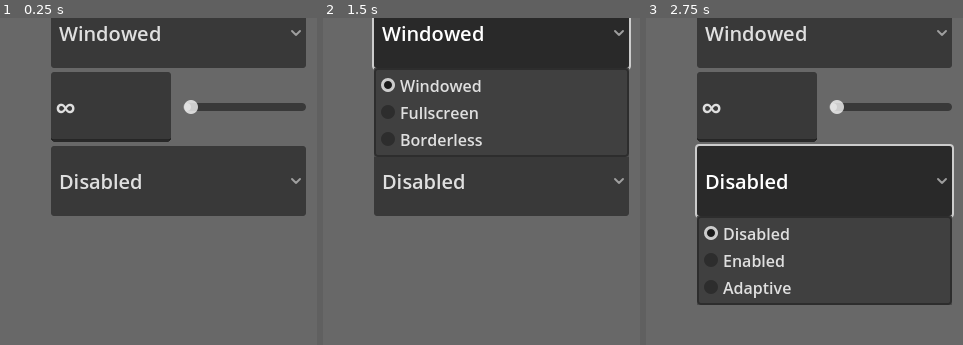
Above: before the commit, frames 1-3 (left to right).
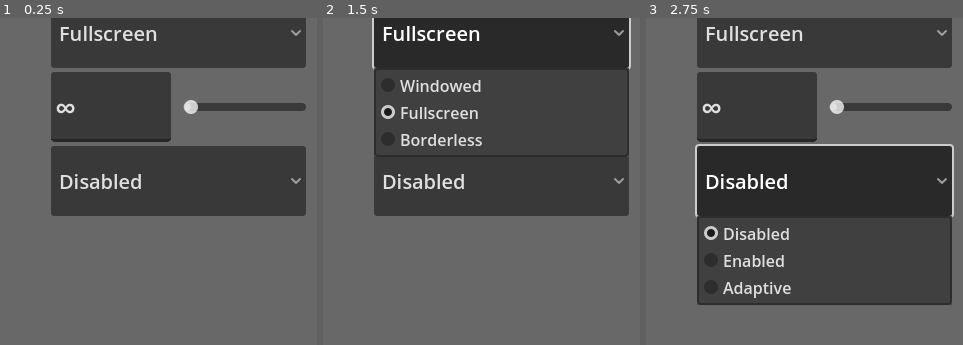
Above: after the commit, the same moments.

Repository: Kielson123/Ludo-Dungeon
Game: Godot game, scene res://UI/Options Menu/options_menu.tscn
Same seed, same stepped clock (60 frames per second), same inputs: the game is played once before the commit and once after it. This scene is started directly instead of the project's main scene.
Inputs (mouse positions are % of the whole screen's width and height, from its top left):
- Up to frame 1 (0.25 s): no input
- Up to frame 2 (1.5 s): click "X" at 0.5 s; click (74, 19) at 1.25 s, where only the run before the commit has a clickable "Windowed"
- Up to frame 3 (2.75 s): click "Disabled" at 2 s
The pictures show only the part of the screen within x 46-96%, y 17-67%; the shares and areas given below are measured in that part.

The runs differ from the first frame. In frame 1, 0.8% of the frame differs, in the area x 18-51%, y 2-8%; in frame 2, 1.1%, in the area x 18-51%, y 2-31%; in frame 3, 0.8%.

Commit message:
Setting saving & refactor

Diff:
--- a/UI/Main Menu/main_menu.gd
+++ b/UI/Main Menu/main_menu.gd
@@ -1,15 +1,20 @@
 extends Control
+
 
 
 func _on_singleplayer_mode_button_pressed() -> void:
 	Signals.request_singleplayer_start_menu.emit()
 
+
 func _on_multiplayer_mode_button_pressed() -> void:
 	#open MultiplayerOptionsMenu
 	pass
 
+
 func _on_options_button_pressed() -> void:
 	Signals.request_options_menu.emit()
 
+
 func _on_exit_button_pressed() -> void:
+	get_tree().root.propagate_notification(NOTIFICATION_WM_CLOSE_REQUEST)
 	get_tree().quit()
--- a/UI/Options Menu/options_menu.gd
+++ b/UI/Options Menu/options_menu.gd
@@ -1,17 +1,23 @@
 extends Control
+
 
 @onready var max_fps_text: LineEdit = $MarginContainer/MarginContainer/TabContainer/Display/VBoxContainer/MaxFPS/HSplitContainer/LineEdit
 @onready var max_fps_slider: HSlider = $MarginContainer/MarginContainer/TabContainer/Display/VBoxContainer/MaxFPS/HSplitContainer/HSlider
 
+
+
 func _ready() -> void:
+	$MarginContainer/MarginContainer/TabContainer/Display/VBoxContainer/ScreenMode/OptionButton.select(ConfigManager.screen_mode)
 	sync_max_fps()
 	sync_volume(ConfigManager.AUDIO_TYPE.AUDIO)
 	sync_volume(ConfigManager.AUDIO_TYPE.MUSIC)
 	sync_volume(ConfigManager.AUDIO_TYPE.SFX)
 
+
 func _on_screen_mode_changed(_index: int) -> void:
 	ConfigManager.screen_mode = $MarginContainer/MarginContainer/TabContainer/Display/VBoxContainer/ScreenMode/OptionButton.get_selected_id()
 	ConfigManager.save_settings("screenMode")
+
 
 func _on_max_fps_text_submitted(new_text: String) -> void:
 	if new_text.is_valid_int():
@@ -19,13 +25,16 @@
 	sync_max_fps()
 	ConfigManager.save_settings("maxFPS")
 
+
 func _on_max_fps_slider_value_changed(value: float) -> void:
 	ConfigManager.max_fps = maxi(int(value), 0)
 	sync_max_fps()
 
+
 func _on_max_fps_slider_drag_ended(value_changed: bool) -> void:
 	if value_changed:
 		ConfigManager.save_settings("maxFPS")
+
 
 func sync_max_fps() -> void:
 	var max_fps: int = ConfigManager.max_fps
@@ -35,12 +44,15 @@
 		max_fps_text.text = str(max_fps)
 	max_fps_slider.set_value_no_signal(max_fps)
 
+
 func _on_exit_button_pressed() -> void:
 	Signals.request_main_menu.emit()
+
 
 func _on_vsync_mode_changed(index: int) -> void:
 	ConfigManager.vsync = clamp(index, 0, 2)
 	ConfigManager.save_settings("vsync")
+
 
 func _on_audio_volume_text_submitted(new_text: String) -> void:
 	if new_text.is_valid_int():
@@ -48,13 +60,16 @@
 	sync_volume(ConfigManager.AUDIO_TYPE.AUDIO)
 	ConfigManager.save_settings("audioVolume")
 
+
 func _on_audio_volume_slider_value_changed(value: float) -> void:
 	ConfigManager.audio_volume = clampi(int(value), 0, 100)
 	sync_volume(ConfigManager.AUDIO_TYPE.AUDIO)
 
+
 func _on_audio_volume_slider_drag_ended(value_changed: bool) -> void:
 	if value_changed:
 		ConfigManager.save_settings("audioVolume")
+
 
 func _on_music_volume_text_submitted(new_text: String) -> void:
 	if new_text.is_valid_int():
@@ -62,13 +77,16 @@
 	sync_volume(ConfigManager.AUDIO_TYPE.MUSIC)
 	ConfigManager.save_settings("musicVolume")
 
+
 func _on_music_volume_slider_value_changed(value: float) -> void:
 	ConfigManager.music_volume = clampi(int(value), 0, 100)
 	sync_volume(ConfigManager.AUDIO_TYPE.MUSIC)
 
+
 func _on_music_volume_slider_drag_ended(value_changed: bool) -> void:
 	if value_changed:
 		ConfigManager.save_settings("musicVolume")
+
 
 func _on_sfx_volume_text_submitted(new_text: String) -> void:
 	if new_text.is_valid_int():
@@ -76,13 +94,16 @@
 	sync_volume(ConfigManager.AUDIO_TYPE.SFX)
 	ConfigManager.save_settings("sfxVolume")
 
+
 func _on_sfx_volume_slider_value_changed(value: float) -> void:
 	ConfigManager.sfx_volume = clampi(int(value), 0, 100)
 	sync_volume(ConfigManager.AUDIO_TYPE.SFX)
 
+
 func _on_sfx_volume_slider_drag_ended(value_changed: bool) -> void:
 	if value_changed:
 		ConfigManager.save_settings("sfxVolume")
+
 
 func sync_volume(type: ConfigManager.AUDIO_TYPE) -> void:
 	var volume_text: LineEdit
--- a/UI/Singleplayer Start Menu/singleplayer_start_menu.gd
+++ b/UI/Singleplayer Start Menu/singleplayer_start_menu.gd
@@ -1,4 +1,5 @@
 extends Control
+
 
 
 func _on_exit_button_pressed() -> void:
--- a/UI/ui.gd
+++ b/UI/ui.gd
@@ -1,26 +1,32 @@
 class_name UI
 extends Control
+
+
 
 func _ready() -> void:
 	Signals.request_main_menu.connect(on_main_menu_requested)
 	Signals.request_options_menu.connect(on_options_menu_requested)
 	Signals.request_singleplayer_start_menu.connect(on_singleplaye_start_menu_requested)
 
+
 func on_main_menu_requested() -> void:
 	var main_menu: Control = load("res://UI/Main Menu/main_menu.tscn").instantiate()
 	close_all_nodes_in_group("Main Menu Incompatible")
 	add_child(main_menu)
+
 
 func on_options_menu_requested() -> void:
 	var options_menu: Control = load("res://UI/Options Menu/options_menu.tscn").instantiate()
 	close_all_nodes_in_group("Options Menu Incompatible")
 	add_child(options_menu)
 
+
 func on_singleplaye_start_menu_requested() -> void:
 	var singleplayer_start_menu: Control = load("res://UI/Singleplayer Start Menu/singleplayer_start_menu.tscn").instantiate()
 	close_all_nodes_in_group("Singleplayer Start Menu Incompatible")
 	add_child(singleplayer_start_menu)
 
+
 func close_all_nodes_in_group(group: StringName) -> void:
 	for node: Node in get_tree().get_nodes_in_group(group):
 		node.queue_free()
--- a/Util/config_manager.gd
+++ b/Util/config_manager.gd
@@ -24,6 +24,8 @@
 
 var config := ConfigFile.new()
 
+
+
 func _init() -> void:
 	var err := config.load(CONFIG_PATH)
 	if err == OK:
@@ -35,14 +37,17 @@
 		music_volume = config.get_value("Audio", "musicVolume")
 		sfx_volume = config.get_value("Audio", "sfxVolume")
 
+
 func _ready() -> void:
 	call_deferred("init_settings")
+
 
 func init_settings() -> void:
 	configure_audio()
 	get_window().mode = set_window_mode()
 	DisplayServer.window_set_vsync_mode(vsync)
 	Engine.max_fps = max_fps
+
 
 func save_settings(setting: String) -> void:
 	var category: String
@@ -75,10 +80,10 @@
 			value = sfx_volume
 			AudioServer.set_bus_volume_db(AudioServer.get_bus_index("SFX"), linear_to_db(float(value) / 100))
 
-
 	if category != null and value != null:
 		config.set_value(category, setting, value)
 		config.save(CONFIG_PATH)
+
 
 func set_window_mode() -> Window.Mode:
 	match screen_mode:
@@ -88,6 +93,7 @@
 			return Window.MODE_FULLSCREEN
 		_:
 			return Window.MODE_EXCLUSIVE_FULLSCREEN
+
 
 func configure_audio() -> void:
 	AudioServer.add_bus(1)
@@ -99,3 +105,12 @@
 	AudioServer.set_bus_volume_db(0, linear_to_db(float(audio_volume) / 100))
 	AudioServer.set_bus_volume_db(1, linear_to_db(float(music_volume) / 100))
 	AudioServer.set_bus_volume_db(2, linear_to_db(float(sfx_volume) / 100))
+
+
+func save_all_settings() -> void:
+	save_settings("screenMode")
+	save_settings("maxFPS")
+	save_settings("vsync")
+	save_settings("audioVolume")
+	save_settings("musicVolume")
+	save_settings("sfxVolume")
--- a/main.gd
+++ b/main.gd
@@ -8,3 +8,13 @@
 	$AspectRatioContainer.queue_free()
 	Signals.request_main_menu.emit()
 	ui.visible = true
+
+func _ready() -> void:
+	get_tree().auto_accept_quit = false
+
+func _notification(what: int) -> void:
+	if what == NOTIFICATION_WM_CLOSE_REQUEST or what == NOTIFICATION_WM_GO_BACK_REQUEST:
+		ConfigManager.save_all_settings()
+		get_tree().quit()
+	if what == NOTIFICATION_APPLICATION_PAUSED:
+		ConfigManager.save_all_settings()
